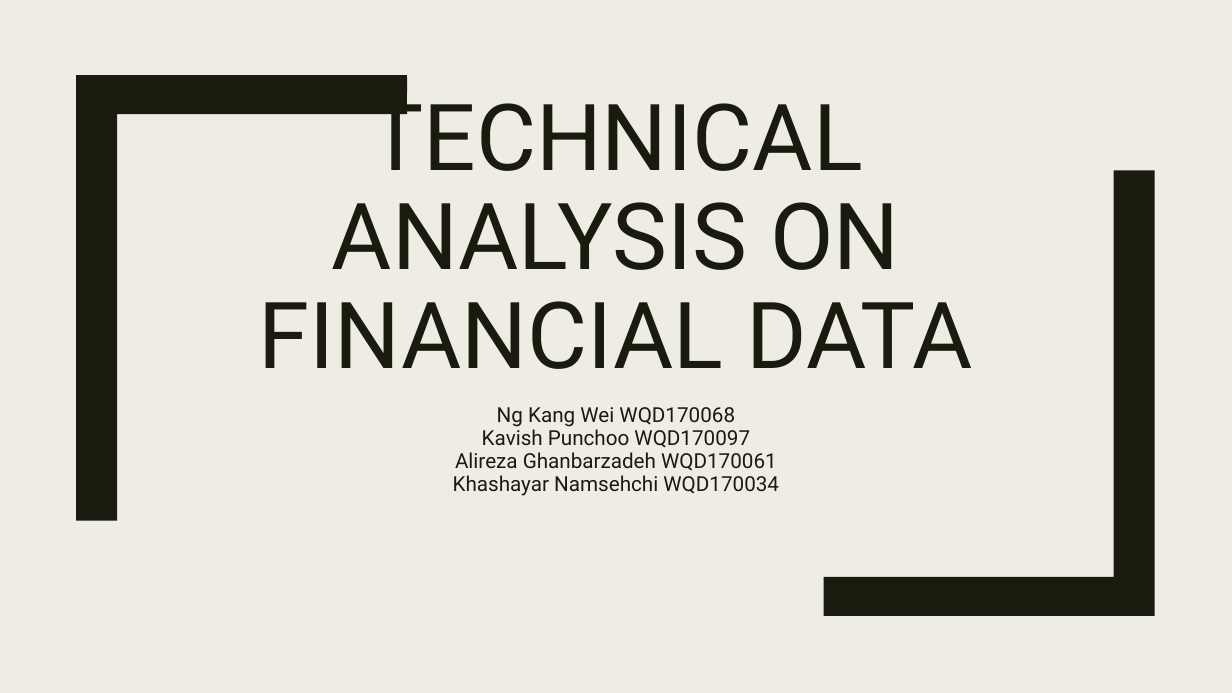
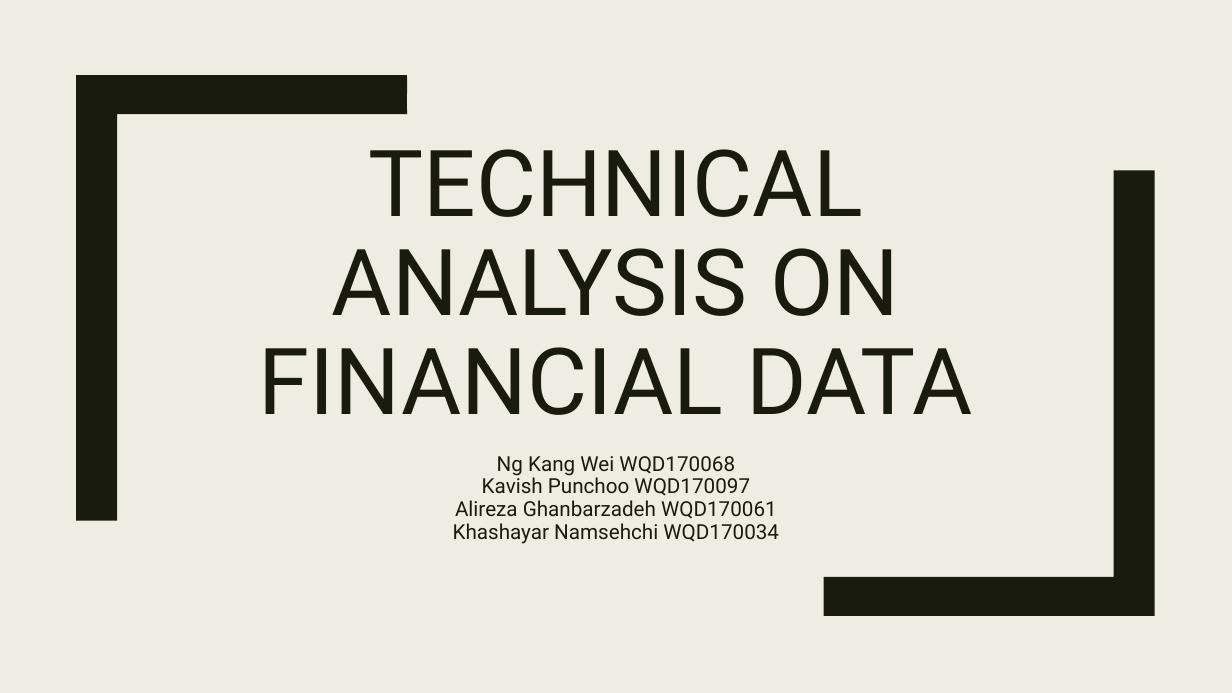
Before and after one commit to dante825/rGroupProj, a slide deck: slide 1 of documentation/presentationSlides.pptx. Drawn at 1232x693 pixels with LibreOffice and Linux fonts; fonts in the diff are those of the drawing. Boxes give left, top, right and bottom in pixels: in the first picture for what was removed or moved away, otherwise in the second. Text is boxed around its words. In the diff, an @@ line names an element or a change of style, - is before the commit and + after.

```diff
--- a/documentation/presentationSlides.pptx
+++ b/documentation/presentationSlides.pptx
@@ title "TECHNICAL ANALYSIS ON FINANCIAL DATA" rewrapped from (259, 86, 972, 369) to (259, 149, 972, 415) @@
@@ subtitle "Ng Kang Wei WQD170068": place and size @@
-subtitle "Ng Kang Wei WQD170068" at (453, 407, 779, 496)
+subtitle "Ng Kang Wei WQD170068" at (453, 456, 779, 544)
```
Also in this commit, not shown: 7 other slides changed.
